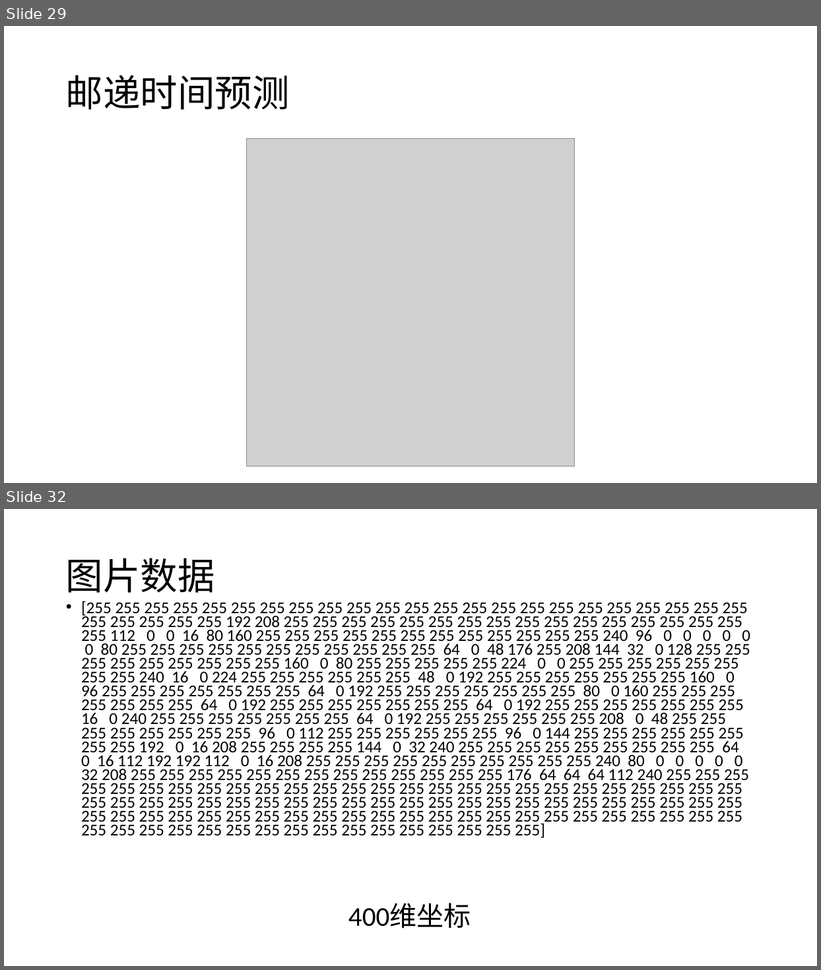
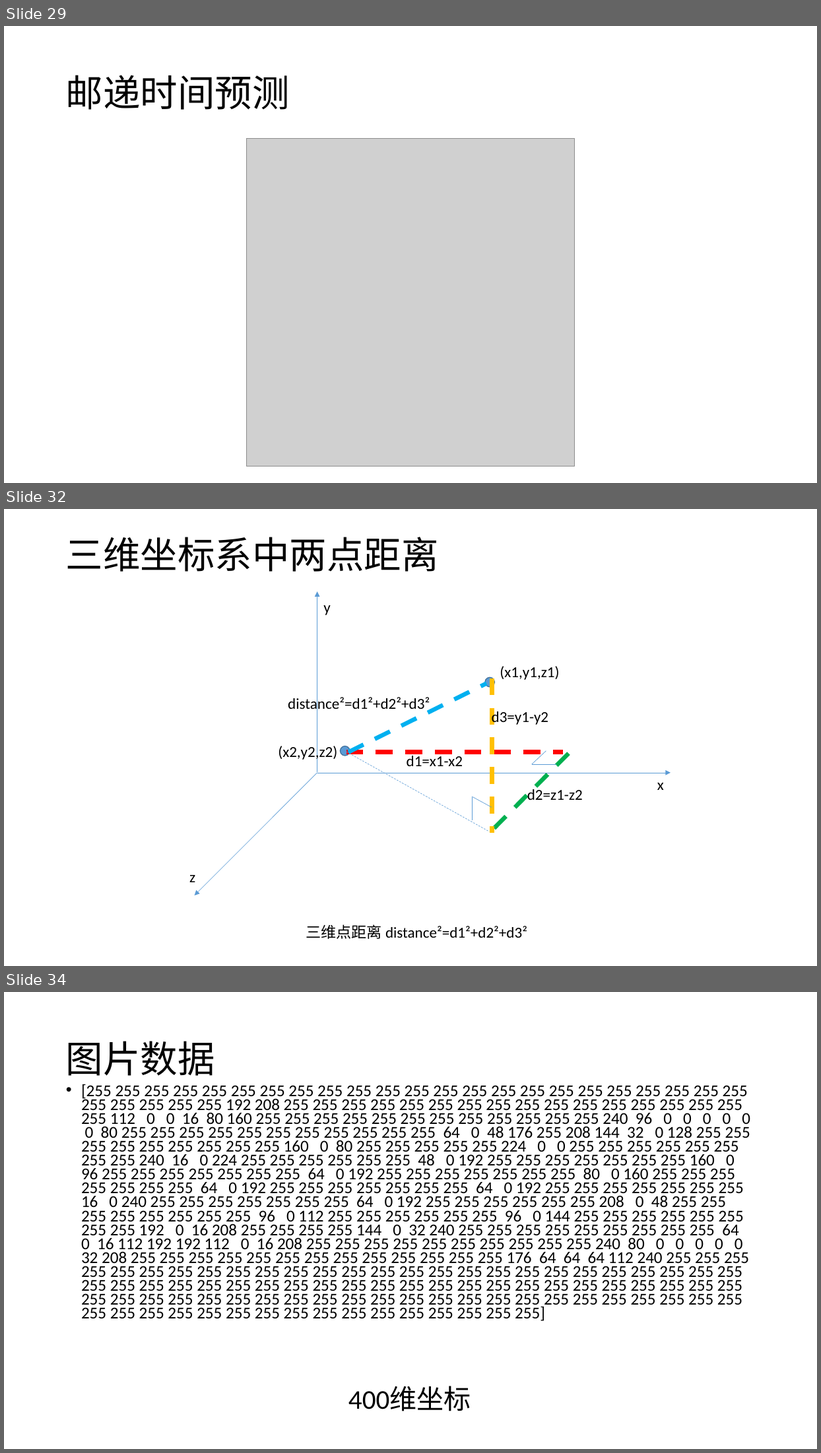
Before and after one commit to plter/HandwriteRecognizerCourse, a slide deck: 机器学习之手写识别.pptx. Shown one above the other, each under a label of ours: slides 29 and 32 before the commit, slides 29, 32 and 34 after it; the slides between them are not shown. The pictures are 821x970 and 821x1453 pixels, drawn with LibreOffice and Linux fonts; fonts in the diff are those of the drawing; grey boxes stand for pictures. Boxes give left, top, right and bottom in pixels: in the first picture for what was removed or moved away, otherwise in the second. Text is boxed around its words. In the diff, an @@ line names an element or a change of style, - is before the commit and + after.

```diff
--- a/机器学习之手写识别.pptx
+++ b/机器学习之手写识别.pptx
@@ slide 32 added at (4, 509, 817, 966), background #FFFFFF @@
@@ title added at (66, 537, 439, 572), 44 pt, text #000000 @@
+三维坐标系中两点距离
@@ arrow added from (318, 772) to (318, 591), #5B9BD5 0.5 pt @@
@@ text added at (323, 605, 330, 615), 18 pt, text #000000 @@
+y
@@ text added at (500, 666, 559, 680), 18 pt, text #000000 @@
+(x1,y1,z1)
@@ line added from (349, 753) to (486, 683), #00B0F0 5 pt dashed @@
@@ ellipse added at (485, 677, 495, 687), fill #5B9BD5, outline #43739E 1 pt @@
@@ line added from (492, 679) to (492, 833), #FFC000 5 pt dashed @@
@@ text added at (288, 696, 430, 713), 18 pt, text #000000 @@
+distance²=d1²+d2²+d3²
@@ text added at (492, 710, 548, 725), 18 pt, text #000000 @@
+d3=y1-y2
@@ text added at (278, 745, 337, 762), 18 pt, text #000000 @@
+(x2,y2,z2)
@@ ellipse added at (340, 747, 350, 756), fill #5B9BD5, outline #43739E 1 pt @@
@@ line added from (346, 753) to (564, 753), #FF0000 5 pt dashed @@
@@ line added from (347, 753) to (490, 832), #5B9BD5 0.5 pt dashed @@
@@ text added at (407, 754, 463, 766), 18 pt, text #000000 @@
+d1=x1-x2
@@ line added from (569, 754) to (489, 834), #00B050 5 pt dashed @@
@@ line added from (547, 751) to (532, 764), #5B9BD5 0.5 pt @@
@@ line added from (532, 764) to (556, 764), #5B9BD5 0.5 pt @@
@@ arrow added from (318, 773) to (194, 896), #5B9BD5 0.5 pt @@
@@ arrow added from (318, 773) to (671, 773), #5B9BD5 0.5 pt @@
@@ text added at (657, 783, 664, 790), 18 pt, text #000000 @@
+x
@@ line added from (472, 820) to (472, 797), #5B9BD5 0.5 pt @@
@@ line added from (472, 797) to (492, 808), #5B9BD5 0.5 pt @@
@@ text added at (527, 788, 583, 800), 18 pt, text #000000 @@
+d2=z1-z2
@@ text added at (189, 875, 195, 883), 18 pt, text #000000 @@
+z
@@ text added at (306, 925, 527, 939), 18 pt, text #000000 @@
+三维点距离 distance²=d1²+d2²+d3²
@@ what was slide 32 is now slide 34 @@
```
Also in this commit, not shown: 2 slides changed, 1 other slide added.
